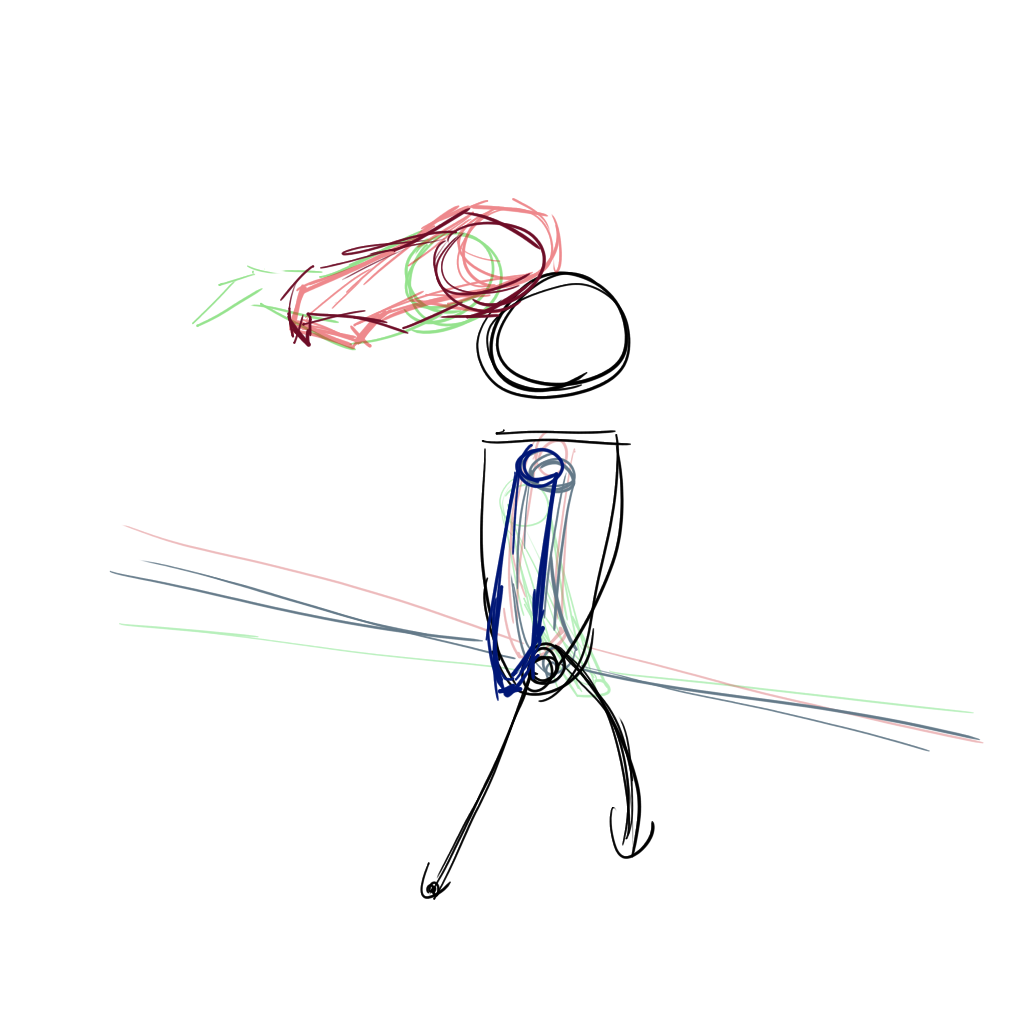
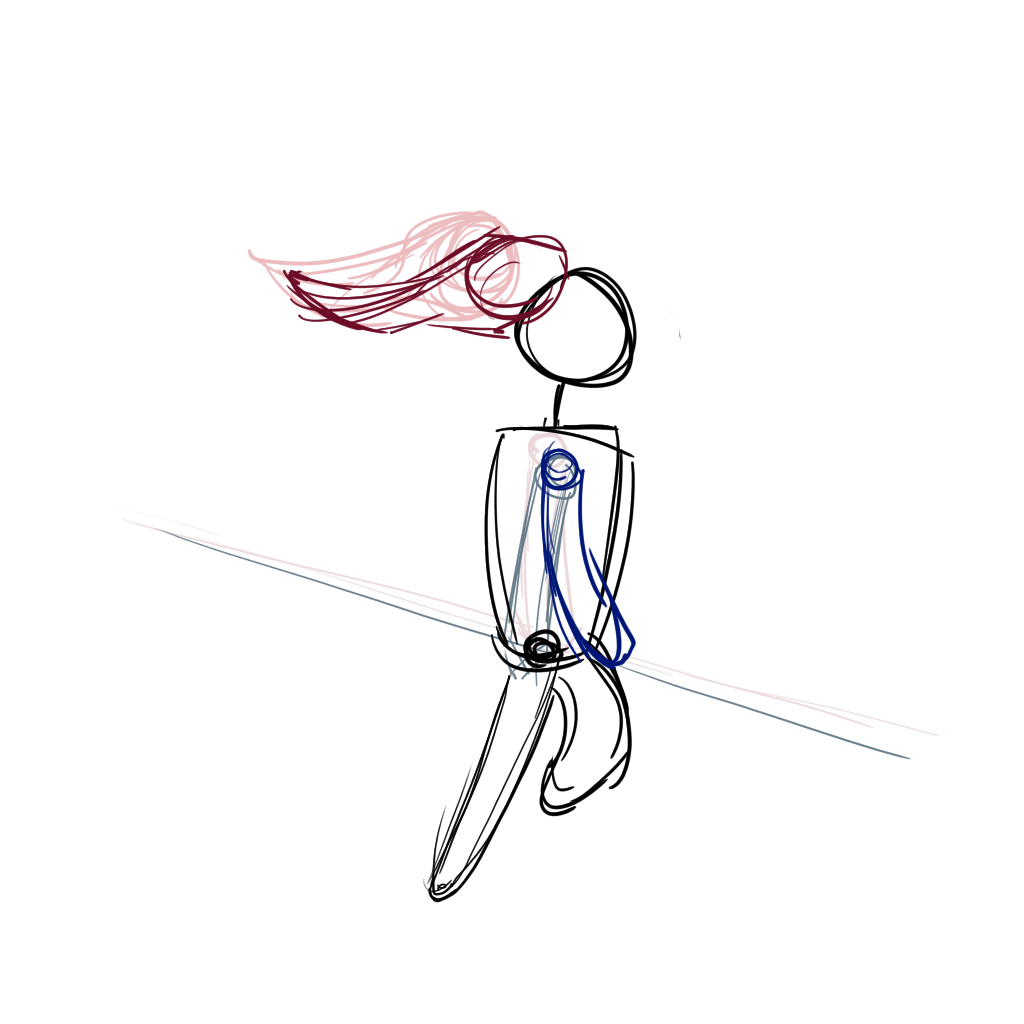
Two versions of the same layered image (1024×1024). Layer-by-layer changes:
pixels changed over [109, 198, 984, 903] (layer not identified)
